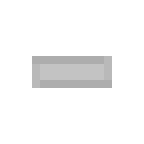
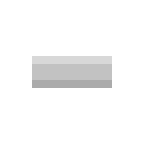
Before/after of a (144, 144) layered artwork. What changed in the layer stack:
painted on "rem_stream copy" over [32, 56, 112, 88]
hid "rem_stream", painted on it over [32, 56, 112, 88]
